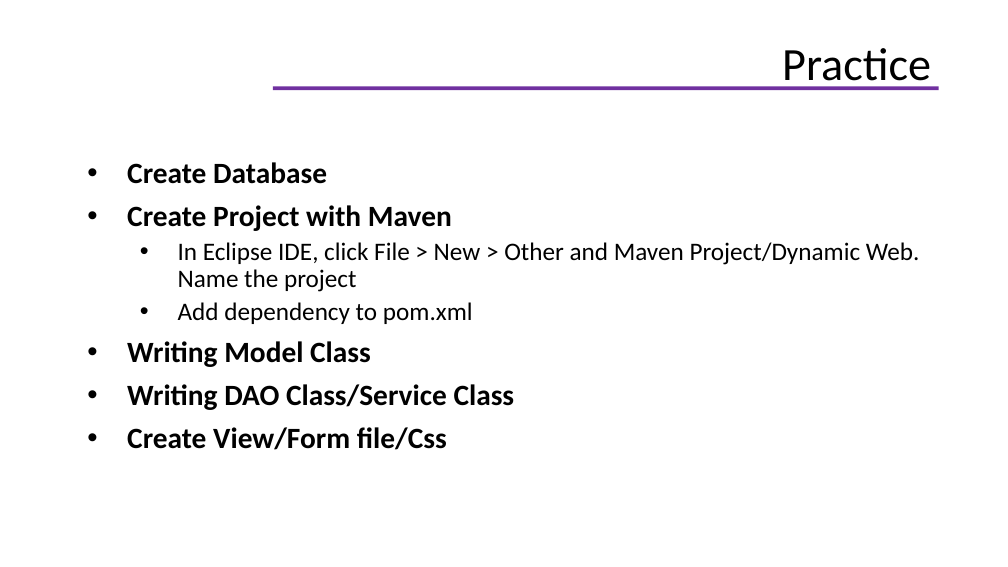
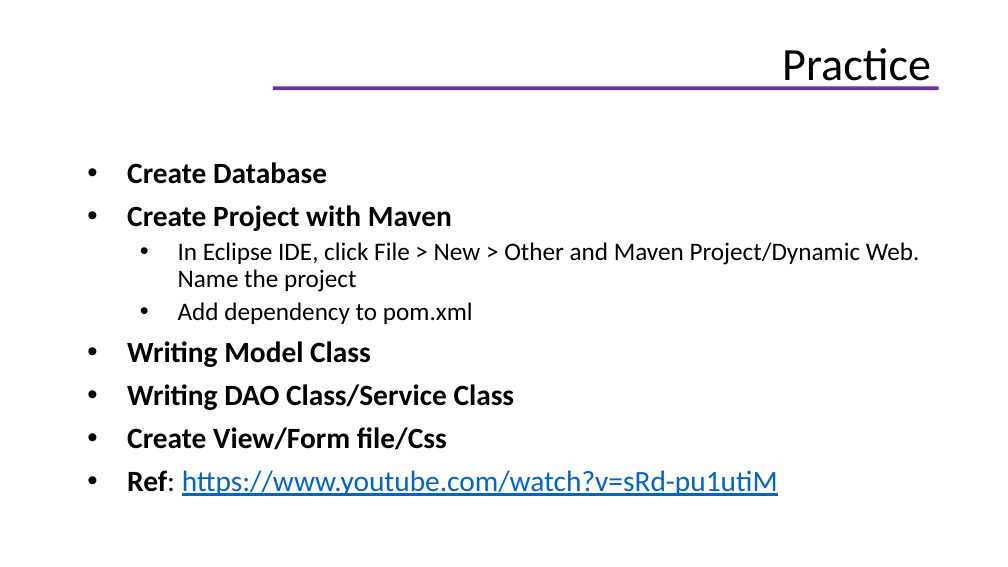
Before and after one commit to helenhash/servlet-training, a slide deck: slide 41 of docs/Servlet.pptx. Drawn at 1008x567 pixels with LibreOffice and Linux fonts; fonts in the diff are those of the drawing; background and template pictures are left out. Boxes give left, top, right and bottom in pixels: in the first picture for what was removed or moved away, otherwise in the second. Text is boxed around its words. In the diff, an @@ line names an element or a change of style, - is before the commit and + after.

```diff
--- a/docs/Servlet.pptx
+++ b/docs/Servlet.pptx
@@ text at [127, 470, 778, 496]: paragraph added @@
+• Ref: https://www.youtube.com/watch?v=sRd-pu1utiM
```
Also in this commit, not shown: 1 other slide changed.
